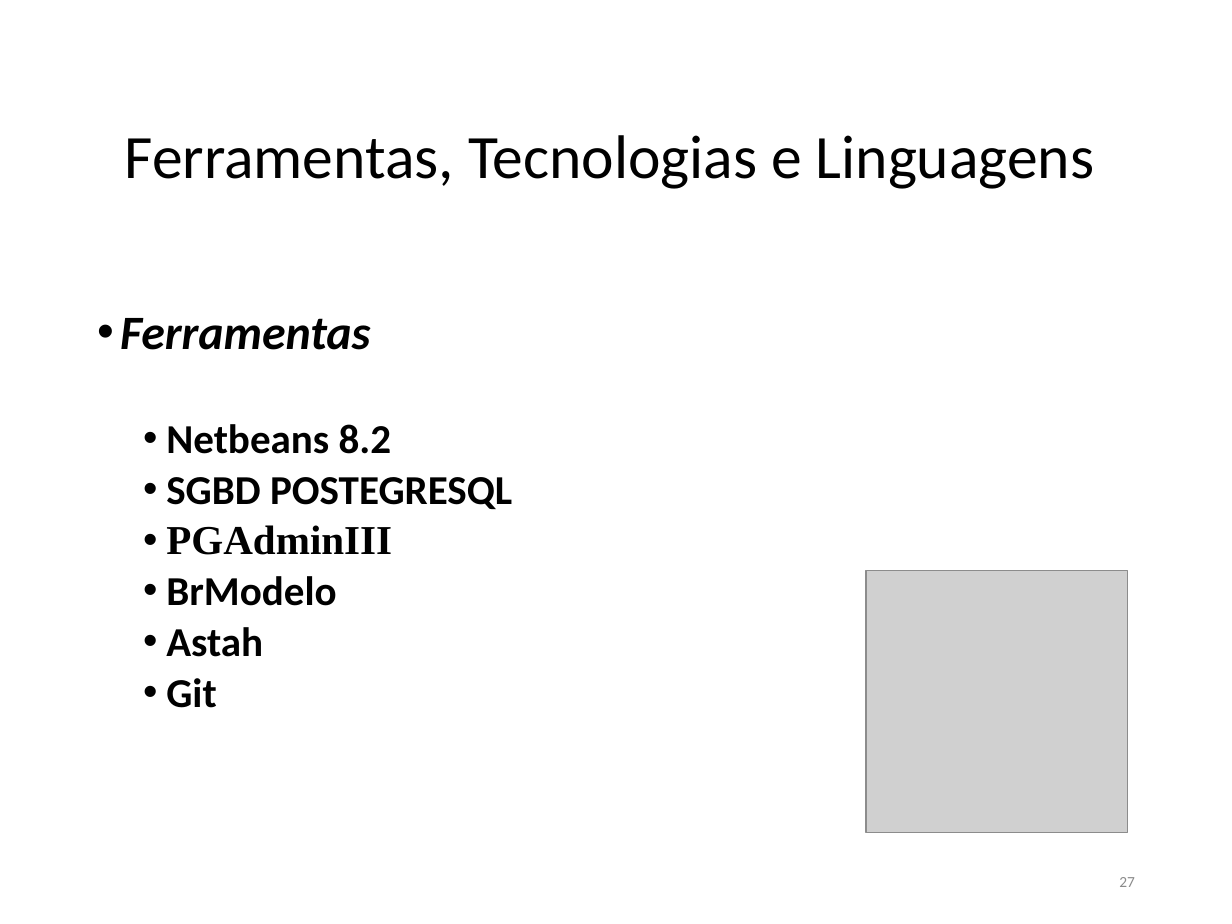
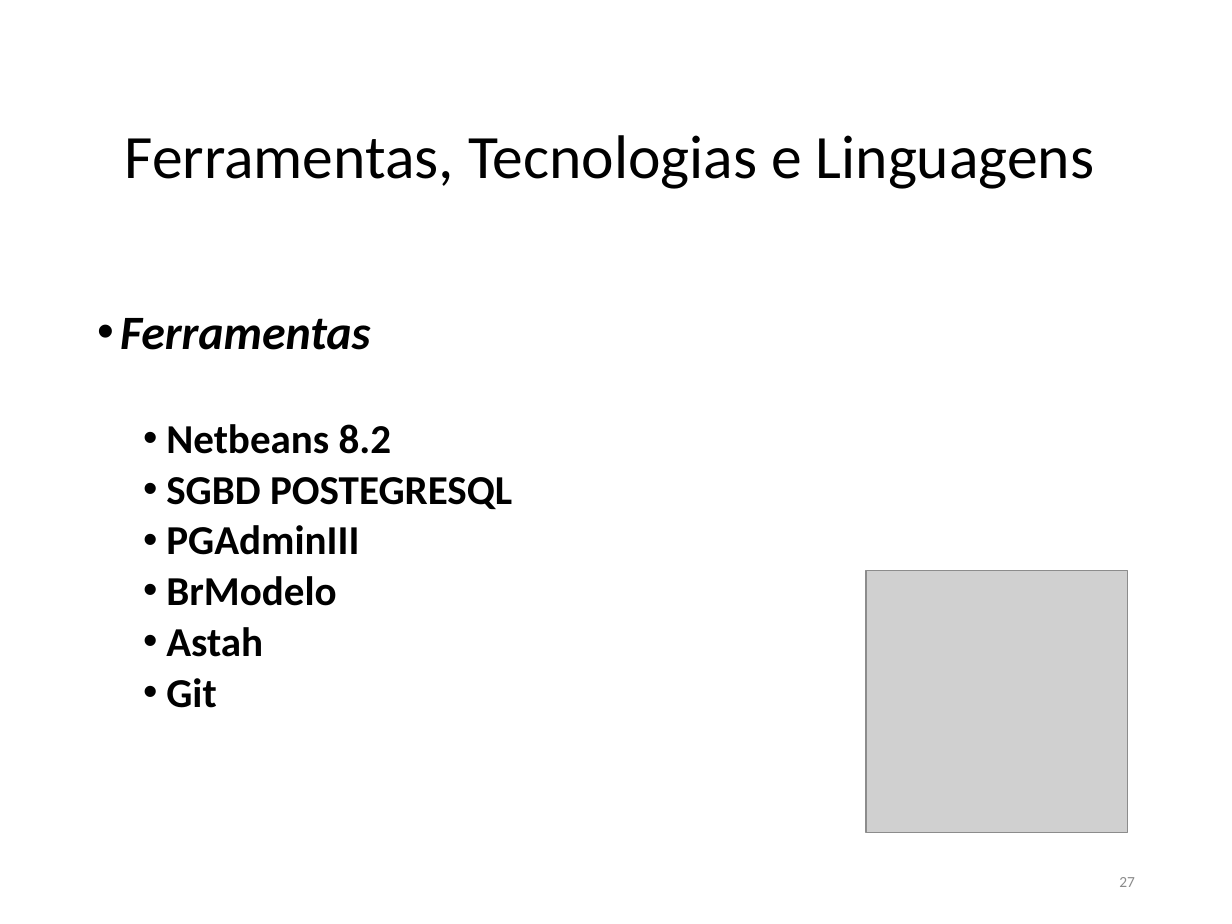
Before and after one commit to FatimaFerreiradeSousa/TCC-Mobile-Leaning, a slide deck: slide 27 of TCC - Documento/TCC II.pptx. Drawn at 1232x924 pixels with LibreOffice and Linux fonts; fonts in the diff are those of the drawing; grey boxes stand for pictures. Boxes give left, top, right and bottom in pixels: in the first picture for what was removed or moved away, otherwise in the second. Text is boxed around its words. In the diff, an @@ line names an element or a change of style, - is before the commit and + after.

```diff
--- a/TCC - Documento/TCC II.pptx
+++ b/TCC - Documento/TCC II.pptx
@@ text at (166,525,359,555): font Times New Roman to Calibri in "PGAdminIII" @@
```
Also in this commit, not shown: 18 other slides changed.
